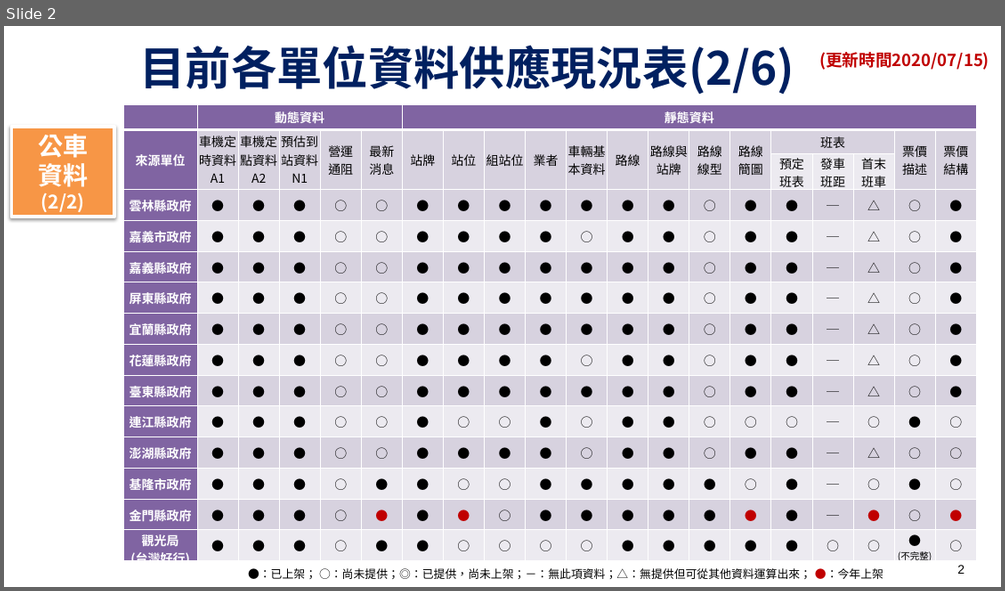
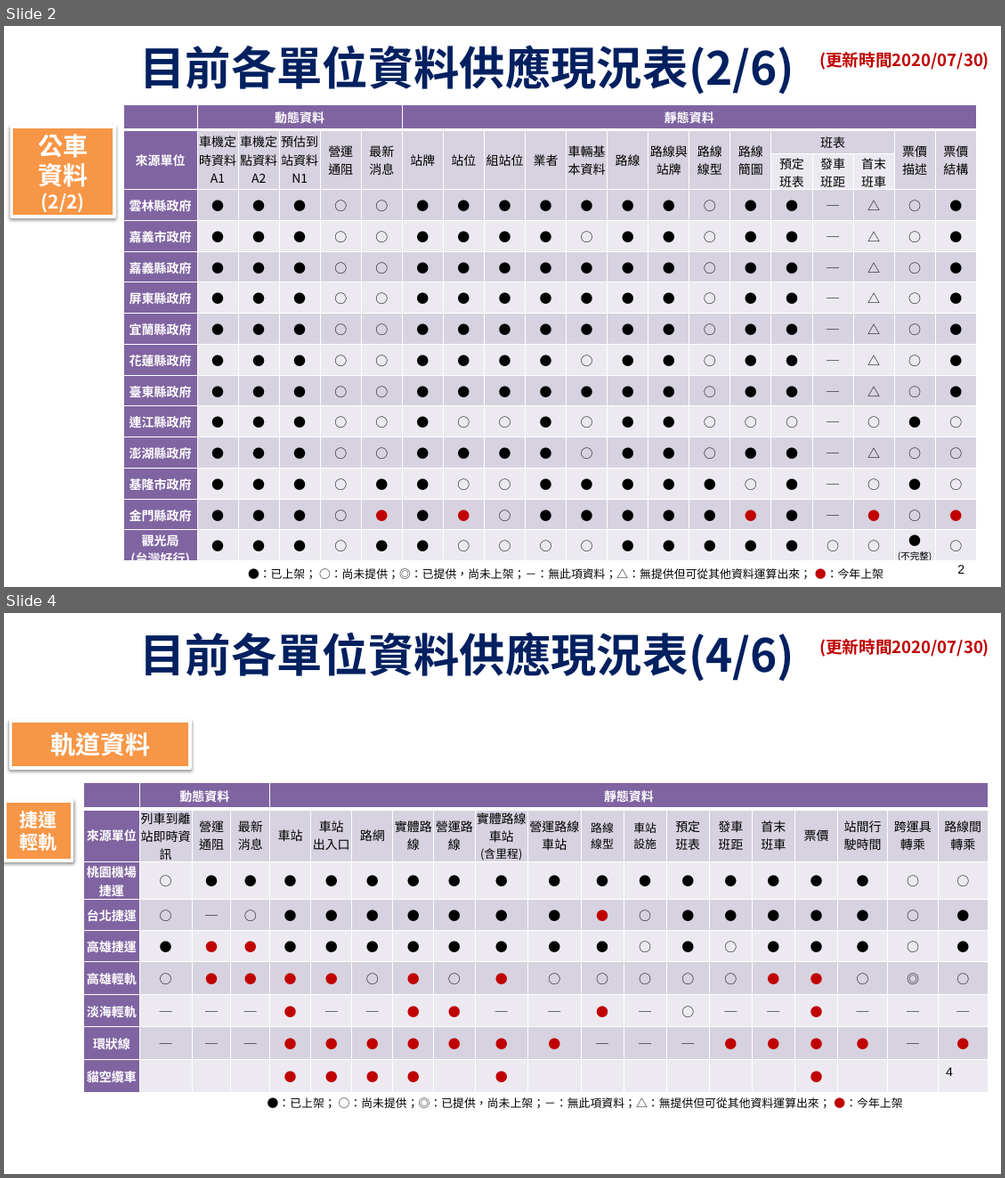
Before and after one commit to ptxmotc/data-provide-status, a slide deck: 各單位資料供應現況表.pptx. Shown one above the other, each under a label of ours: slide 2 before the commit, slides 2 and 4 after it; the slides between them are not shown. The pictures are 1005x591 and 1005x1178 pixels, drawn with LibreOffice and Linux fonts; fonts in the diff are those of the drawing; background and template pictures are left out. Boxes give left, top, right and bottom in pixels: in the first picture for what was removed or moved away, otherwise in the second. Text is boxed around its words. In the diff, an @@ line names an element or a change of style, - is before the commit and + after.

Commit message:
Add files via upload
北捷貓纜資料上架

```diff
--- a/各單位資料供應現況表.pptx
+++ b/各單位資料供應現況表.pptx
@@ slide 4 added at [4, 613, 1001, 1174], background picture (left out); not listed: 1 template element that a slide beside it also shows @@
@@ text added at [140, 632, 795, 682], 44 pt, text #002060, bold @@
+目前各單位資料供應現況表(4/6)
@@ rectangle added at [11, 721, 190, 768], fill #F79646, outline #FFFFFF 3 pt, 24 pt, text #FFFFFF, bold @@
+軌道資料
@@ table added at [84, 783, 987, 1093], 9 rows, 20 columns @@
+ | 動態資料 |  |  | 靜態資料 |  |  |  |  |  |  |  |  |  |  |  |  |  |  | 
+來源單位 | 列車到離站即時資訊 | 營運 / 通阻 | 最新 / 消息 | 車站 | 車站 / 出入口 | 路網 | 實體路線 | 營運路線 | 實體路線 / 車站 / (含里程) | 營運路線車站 | 路線 / 線型 | 車站 / 設施 | 預定 / 班表 | 發車 / 班距 | 首末 / 班車 | 票價 | 站間行駛時間 | 跨運具轉乘 | 路線間轉乘
+桃園機場捷運 | ○ | ● | ● | ● | ● | ● | ● | ● | ● | ● | ● | ● | ● | ● | ● | ● | ● | ○ | ○
+台北捷運 | ○ | ─ | ○ | ● | ● | ● | ● | ● | ● | ● | ● | ○ | ● | ● | ● | ● | ● | ○ | ●
+高雄捷運 | ● | ● | ● | ● | ● | ● | ● | ● | ● | ● | ● | ○ | ● | ○ | ● | ● | ● | ○ | ●
+高雄輕軌 | ○ | ● | ● | ● | ● | ○ | ● | ○ | ● | ○ | ○ | ○ | ○ | ○ | ● | ● | ○ | ◎ | ○
+淡海輕軌 | ─ | ─ | ─ | ● | ─ | ─ | ● | ● | ─ | ─ | ● | ─ | ○ | ─ | ─ | ● | ─ | ─ | ─
+環狀線 | ─ | ─ | ─ | ● | ● | ● | ● | ● | ● | ● | ─ | ─ | ─ | ● | ● | ● | ● | ─ | ●
+貓空纜車 |  |  |  | ● | ● | ● | ● |  | ● |  |  |  |  |  |  | ● |  |  | 
@@ rectangle added at [5, 801, 72, 860], fill #F79646, outline #FFFFFF 3 pt, 18 pt, text #FFFFFF, bold @@
+捷運
+輕軌
@@ page number added at [137, 1057, 144, 1072], 14 pt, text #FFFFFF @@
+4
@@ page number added at [946, 1067, 953, 1076], 12 pt, text #000000 @@
+4
@@ text added at [267, 1097, 902, 1108], 11 pt, text #000000 @@
+●：已上架； ○：尚未提供；◎：已提供，尚未上架；－：無此項資料；△：無提供但可從其他資料運算出來； ●：今年上架
@@ slide 2 changed as well @@
@@ text at [819, 52, 989, 70]: text changed @@
-(更新時間2020/07/15)
+(更新時間2020/07/30)
```
Also in this commit, not shown: 5 other slides changed, 1 other file.
